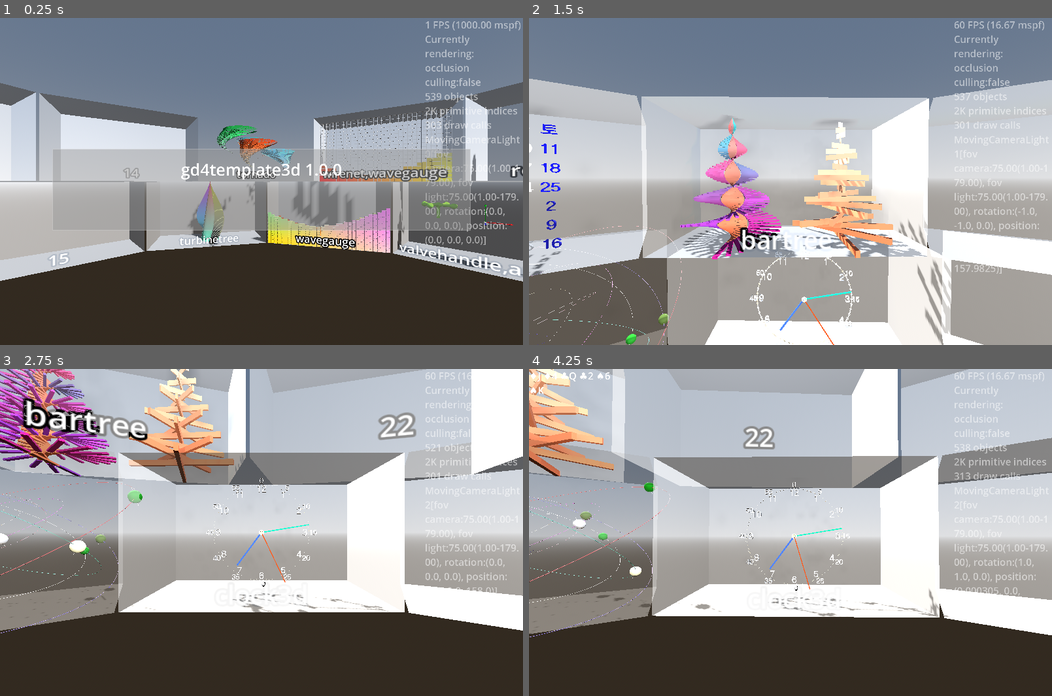
Above: before the commit, frames 1-4 (two rows, left to right).
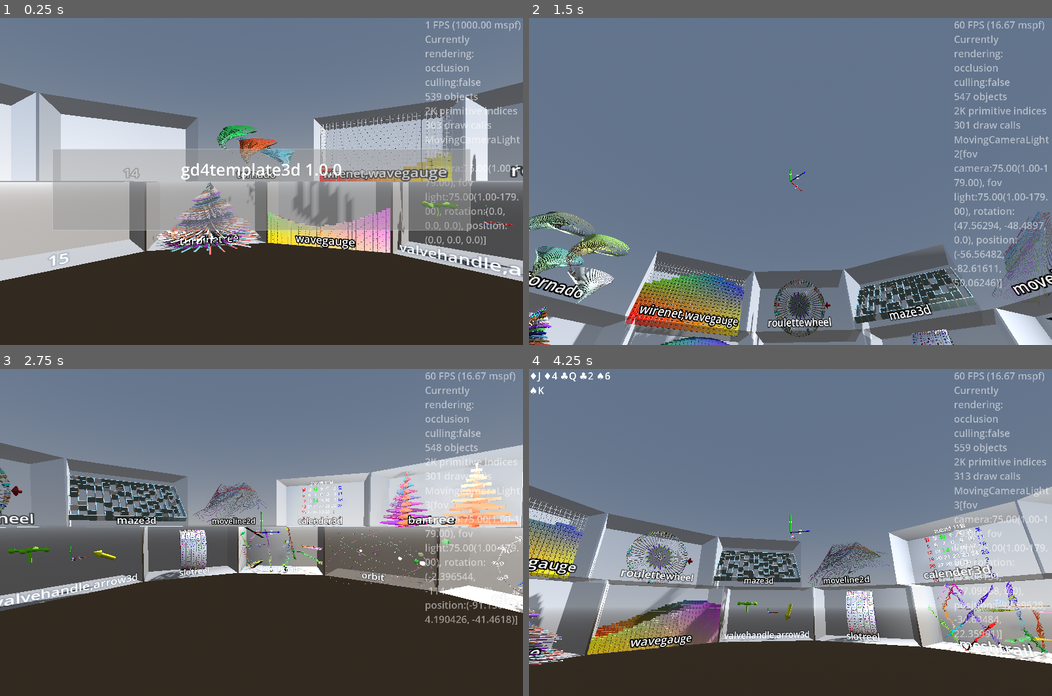
Above: after the commit, the same moments.

Repository: kasworld/gd4template3d
Game: Godot game, scene res://main.tscn
Same seed, same stepped clock (60 frames per second), same inputs: the game is played once before the commit and once after it.
Inputs (mouse positions are in pixels of both pictures, inside the frame that each line leads up to):
- Up to frame 1 (0.25 s): no input
- Up to frame 2 (1.5 s): tap Enter at 0.5 s; move the mouse to (905, 165) at 0.52 s; hold Right 0.53-1.28 s; tap Q at 0.6 s; click (905, 165) at 0.67 s; move the mouse to (685, 197) at 1.27 s; hold Down from 1.28 s (still down); tap E at 1.35 s
- Up to frame 3 (2.75 s): move the mouse to (313, 460) at 2.02 s; release Down at 2.03 s; hold Right from 2.03 s (still down); tap Enter at 2.1 s
- Up to frame 4 (4.25 s): move the mouse to (764, 597) at 2.77 s; release Right at 2.78 s; hold Up 2.78-3.53 s; tap Q at 2.85 s; click (764, 597) at 2.92 s; move the mouse to (947, 581) at 3.52 s; hold Left from 3.53 s (still down); tap E at 3.6 s

The runs differ from the first frame. In frame 1, 1.8% of the frame differs, in the area x 29-98%, y 34-77%; in frame 2, 75%; in frame 3, 64%; in frame 4, 81%, in the area x 0-100%, y 0-91%.

Commit message:
add more camera

Diff:
--- a/main.gd
+++ b/main.gd
@@ -68,13 +68,15 @@
 	timed_message_init()
 	$OmniLight3D.position = Vector3(0,0,WorldSize.length())
 	$OmniLight3D.omni_range = WorldSize.length()*2
-	$FixedCameraLight.set_center_pos_far( Vector3(0, 0, -WorldSize.z), Vector3.ZERO, WorldSize.length()*3)
-	#$FixedCameraLight.set_center_pos_far(Vector3.ZERO, Vector3(0, 0, WorldSize.z),  WorldSize.length()*3)
+	$CenterCameraLight.set_center_pos_far( Vector3(0, 0, -WorldSize.z), Vector3.ZERO, WorldSize.length()*3)
+	$FixedCameraLight.set_center_pos_far(Vector3.ZERO, Vector3(0, 0, WorldSize.z),  WorldSize.length()*3)
+	$MovingCameraLightHober.set_center_pos_far(Vector3.ZERO, Vector3(0, 0, WorldSize.z),  WorldSize.length()*3)
+	$MovingCameraLightAround.set_center_pos_far(Vector3.ZERO, Vector3(0, 0, WorldSize.z),  WorldSize.length()*3)
 	$AxisArrow3D.set_colors().set_size(WorldSize.length()/20)
 
 	make_glass_cabinet()
 	setup_demo_to_cabinet()
-	$FixedCameraLight.make_current()
+	$CenterCameraLight.make_current()
 	main_animation.animation_ended.connect(main_animation_ended)
 	start_all_animation()
 
@@ -121,26 +123,40 @@
 func random_color() -> Color:
 	return NamedColorList.color_list.pick_random()[0]
 
-var turbine_tree :Turbine
+var centertree :Turbine
+var sidetree_list :Array
 func turbine_tree_demo(glasscabinet :GlassCabinet, labeltext :String = "") -> void:
 	if labeltext != "":
 		glasscabinet.set_label_text(labeltext)
 		demo_name_to_glass_cabinet[labeltext] = glasscabinet
-	turbine_tree = preload("res://turbine/turbine.tscn").instantiate(
-		).init_basic(WorldSize.y, WorldSize.z/6, 1, 4
-		).set_transform_all(scale_tree, Turbine.shift_zero, Turbine.rotate_zero,
-		).set_color_all(random_color(),random_color())
-	glasscabinet.add_child(turbine_tree)
-	turbine_tree.rotation.x = PI/2
-	var tree_size := Vector3(WorldSize.z/3, WorldSize.y, WorldSize.z / 30)
+	#centertree = preload("res://turbine/turbine.tscn").instantiate(
+		#).init_basic(WorldSize.y, WorldSize.z/6, 1, 4
+		#).set_transform_all(scale_tree, Turbine.shift_zero, Turbine.rotate_zero,
+		#).set_color_all(random_color(),random_color())
+	#glasscabinet.add_child(centertree)
+	#centertree.rotation.x = PI/2
+	var tree_size := Vector3(WorldSize.z, WorldSize.y, WorldSize.z / 30)
 	var bar_count :int = WorldSize.y
 	var pos := Vector3(0.0,-WorldSize.y/2,0.0)
-	make_sub_tree(glasscabinet, tree_size, bar_count, 2.0, pos)
-	make_sub_tree(glasscabinet, tree_size, bar_count, -2.0, pos)
+	for i in 12:
+		var t = make_sub_tree_2(glasscabinet, tree_size, bar_count, 0.1 *i , pos)
+		t.rotation.y = PI/4 * i
+		t.rotate_tree_bar_y(PI*7)
 
 func scale_tree(rate):
 	return Vector3(rate,rate,1)
-
+func make_sub_tree_2(glasscabinet :GlassCabinet, tree_size :Vector3, bar_count :int, shift :float, pos :Vector3) -> BarTree:
+	var t = bartree_scene.instantiate()
+	glasscabinet.add_child(t)
+	t.position = pos
+	t.init_bartree_with_color(random_color(), random_color(), bar_count)
+	t.init_bartree_transform(tree_size, shift)
+	sidetree_list.append(t)
+	return t
+func animate_turbine_tree(delta :float) -> void:
+	return
+	for bt in sidetree_list:
+		bt.rotate_tree_bar_y(delta*10)
 
 var tornado_list :Array # [ turbine , colorinfo ]
 func tornado_demo(glasscabinet :GlassCabinet, labeltext :String = "") -> void:
@@ -460,15 +476,15 @@
 	for mt in meshtrail_list:
 		mt.move_trail(delta, bounce_fn, trailmesh_radius, 4*PI,)
 	tornado_animate()
+	animate_turbine_tree(delta)
 	$GlassCabinetContainer1.rotate_y(delta/10)
 	$GlassCabinetContainer2.rotate_y(-delta/10)
 
 	main_animation.handle_animation()
-	#var t := now /2.3
-	#if $FixedCameraLight.is_current_camera():
-		#$FixedCameraLight.move_hober_around_z(t, Vector3.ZERO, WorldSize.length(), WorldSize.length() )
-	#elif
-		#$FixedCameraLight.move_wave_around_y(t, Vector3.ZERO, WorldSize.length()/4, WorldSize.length()/10 )
+	if $MovingCameraLightHober.is_current_camera():
+		$MovingCameraLightHober.move_hober_around_z(now/2.3, Vector3.ZERO, WorldSize.length()/2, WorldSize.length()/4 )
+	elif $MovingCameraLightAround.is_current_camera():
+		$MovingCameraLightAround.move_wave_around_y(now/2.3, Vector3.ZERO, WorldSize.length()/2, WorldSize.length()/4 )
 
 func _on_카메라변경_pressed() -> void:
 	MovingCameraLight.NextCamera()
@@ -494,6 +510,10 @@
 			var fi = FlyNode3D.Key2Info.get(event.keycode)
 			if fi != null:
 				FlyNode3D.fly_node3d($FixedCameraLight, fi)
+		elif $CenterCameraLight.is_current_camera():
+			var fi = FlyNode3D.Key2Info.get(event.keycode)
+			if fi != null:
+				FlyNode3D.fly_node3d($CenterCameraLight, fi)
 	elif event is InputEventMouseButton and event.is_pressed():
 		pass
 
--- a/main.tscn
+++ b/main.tscn
@@ -82,8 +82,6 @@
 [node name="WorldEnvironment" type="WorldEnvironment" parent="."]
 environment = SubResource("Environment_7mycd")
 
-[node name="FixedCameraLight" parent="." instance=ExtResource("8_5vw27")]
-
 [node name="TimerWheel" type="Timer" parent="."]
 one_shot = true
 
@@ -96,5 +94,13 @@
 
 [node name="GlassCabinetContainer2" type="Node3D" parent="."]
 
+[node name="FixedCameraLight" parent="." instance=ExtResource("8_5vw27")]
+
+[node name="CenterCameraLight" parent="." instance=ExtResource("8_5vw27")]
+
+[node name="MovingCameraLightHober" parent="." instance=ExtResource("8_5vw27")]
+
+[node name="MovingCameraLightAround" parent="." instance=ExtResource("8_5vw27")]
+
 [connection signal="timeout" from="TimerWheel" to="." method="_on_timer_wheel_timeout"]
 [connection signal="timeout" from="TimerReel" to="." method="_on_timer_reel_timeout"]
